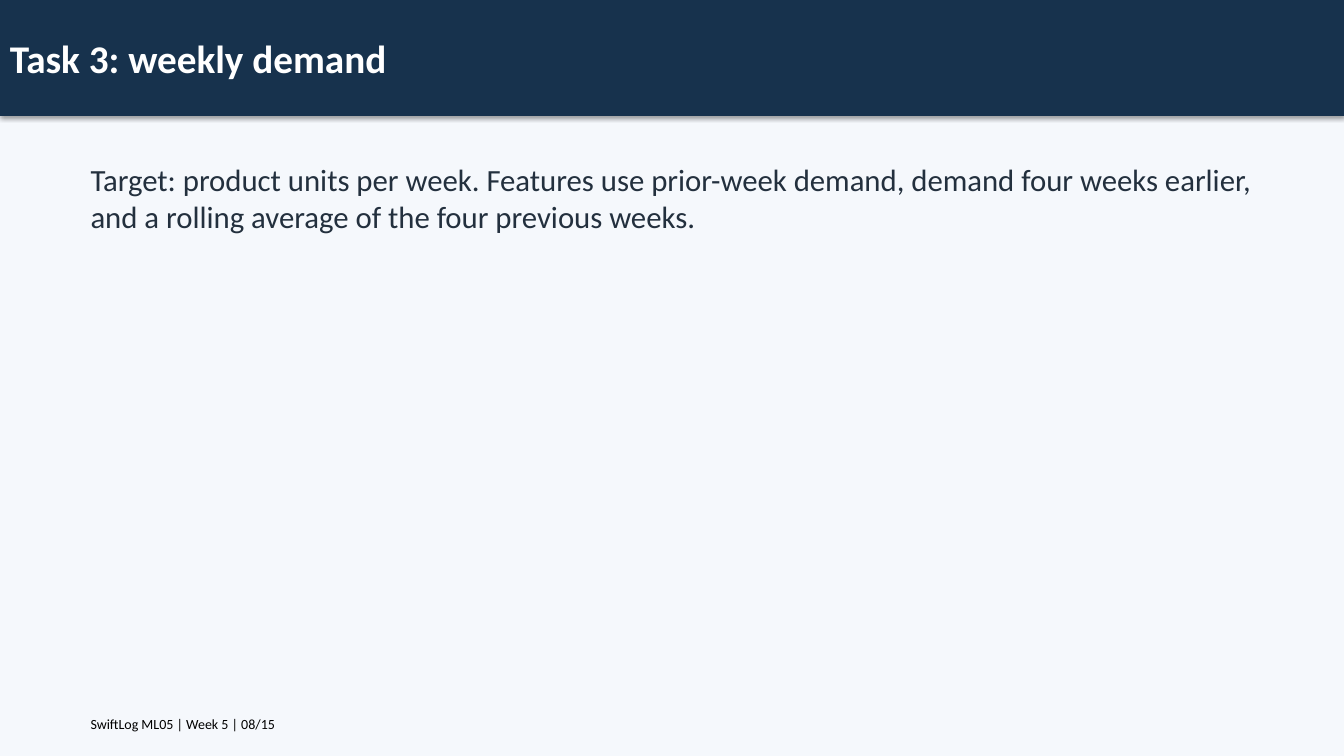
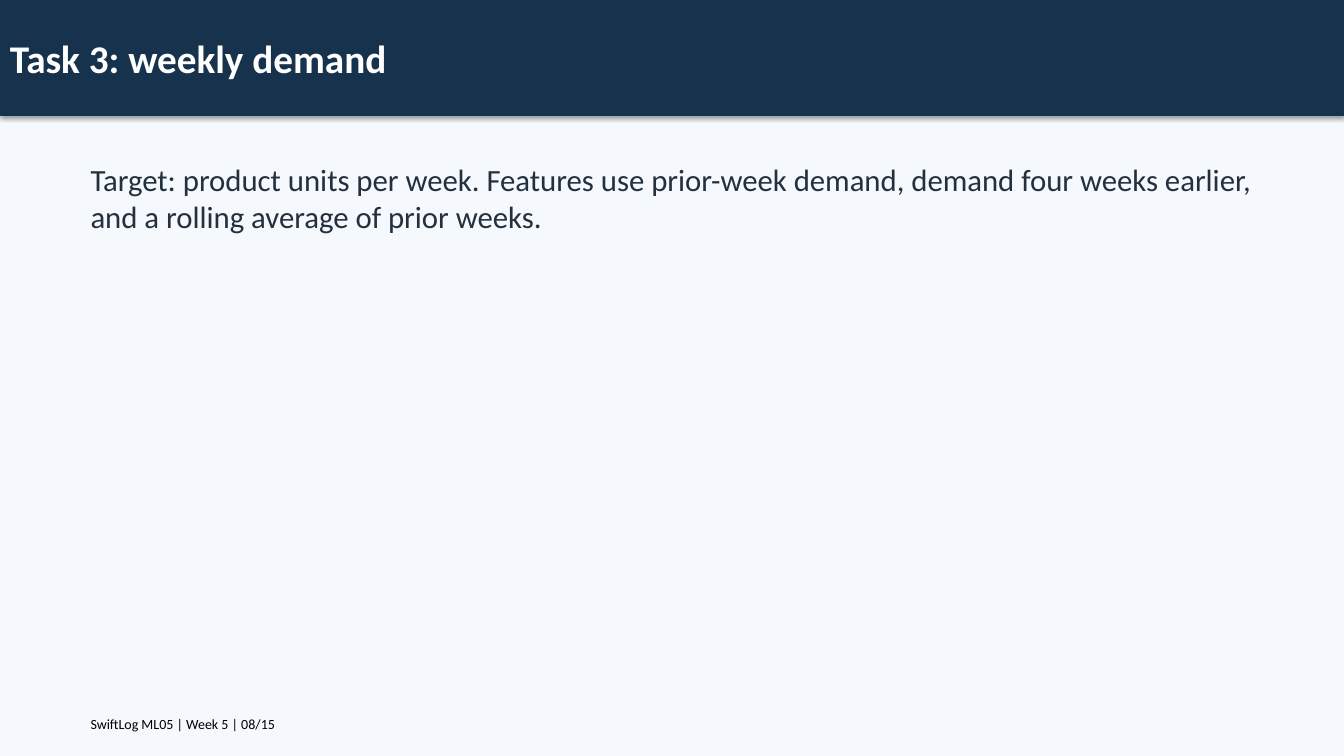
Before and after one commit to Charlez023/SwiftLog-ML-Engineering, a slide deck: slide 8 of Presentation/Executive_Presentation.pptx. Drawn at 1344x756 pixels with LibreOffice and Linux fonts; fonts in the diff are those of the drawing. Boxes give left, top, right and bottom in pixels: in the first picture for what was removed or moved away, otherwise in the second. Text is boxed around its words. In the diff, an @@ line names an element or a change of style, - is before the commit and + after.

Commit message:
Fix report generation and refresh Week 5 deliverables

```diff
--- a/Presentation/Executive_Presentation.pptx
+++ b/Presentation/Executive_Presentation.pptx
@@ text at <box>91,169,1251,234</box>: text changed @@
-Target: product units per week. Features use prior-week demand, demand four weeks earlier, and a rolling average of the four previous weeks.
+Target: product units per week. Features use prior-week demand, demand four weeks earlier, and a rolling average of prior weeks.
```
Also in this commit, not shown: 8 other slides changed, 13 other files.
